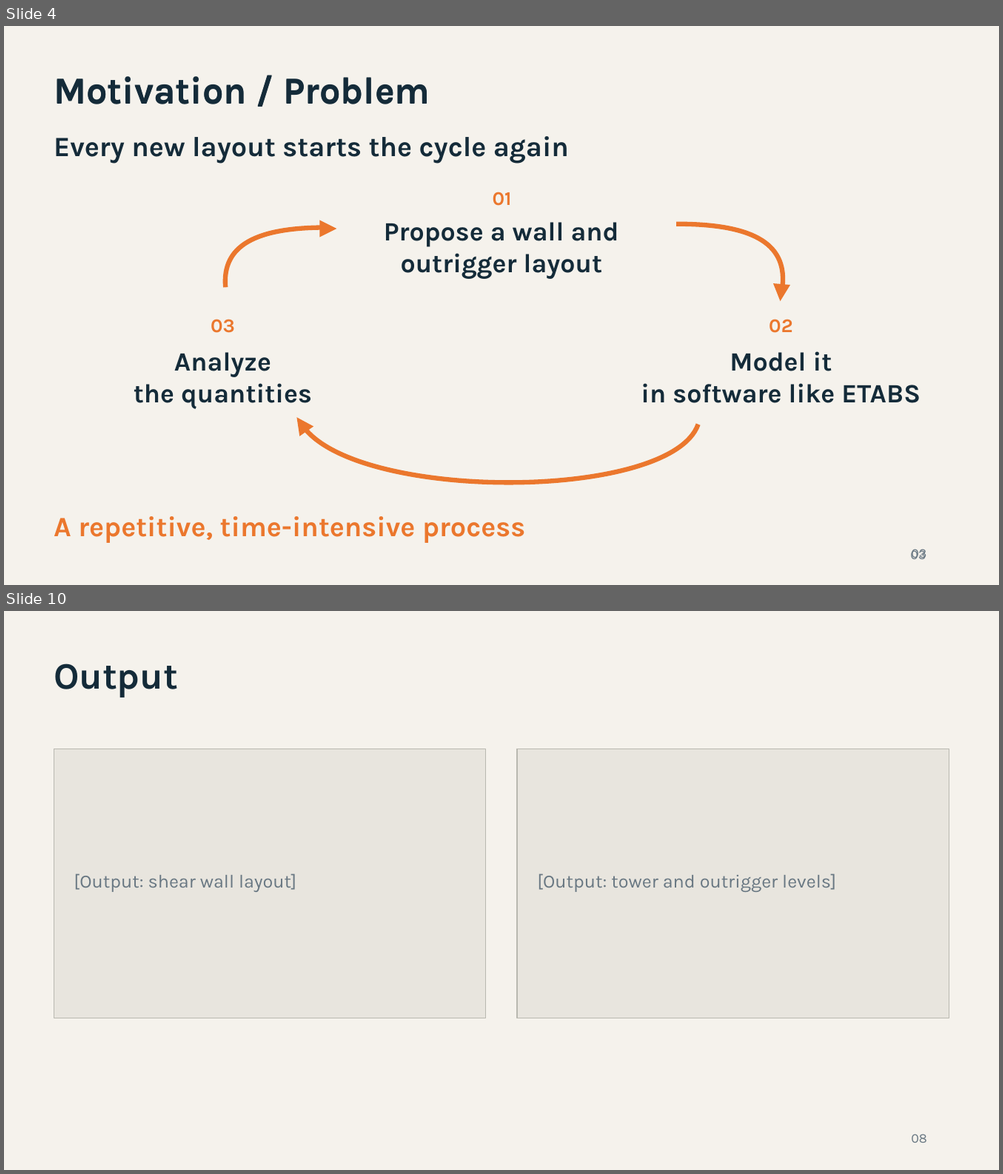
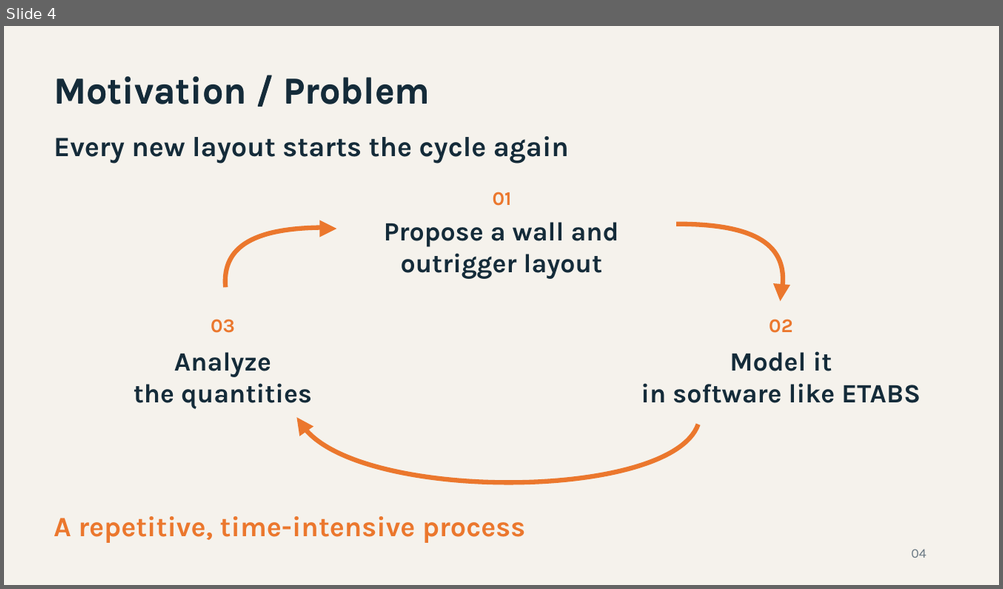
Before and after one commit to shearload/se-hackathon-point-tower, a slide deck: powerpoint/SWOOP_Presentation_Template.pptx. Shown one above the other, each under a label of ours: slides 4 and 10 before the commit, slide 4 after it; the slides between them are not shown. The pictures are 1003x1174 and 1003x589 pixels, drawn with LibreOffice and Linux fonts; fonts in the diff are those of the drawing. Boxes give left, top, right and bottom in pixels: in the first picture for what was removed or moved away, otherwise in the second. Text is boxed around its words. In the diff, an @@ line names an element or a change of style, - is before the commit and + after.

```diff
--- a/powerpoint/SWOOP_Presentation_Template.pptx
+++ b/powerpoint/SWOOP_Presentation_Template.pptx
@@ slide 10 removed at (4,611,999,1170), background #F5F2EC @@
@@ text removed at (54,664,178,698) @@
-Output
@@ rectangle removed at (54,749,486,1017) @@
@@ rectangle removed at (518,749,949,1017) @@
@@ text removed at (74,874,296,892) @@
-[Output: shear wall layout]
@@ text removed at (537,874,836,892) @@
-[Output: tower and outrigger levels]
@@ text removed at (910,1134,927,1143) @@
-08
@@ slide 4 changed as well @@
@@ text at (910,549,926,558): text changed @@
-03
+04
@@ text removed at (910,547,949,566) @@
-03
```
Also in this commit, not shown: 3 other slides changed, 7 slides added, 7 other slides removed.
